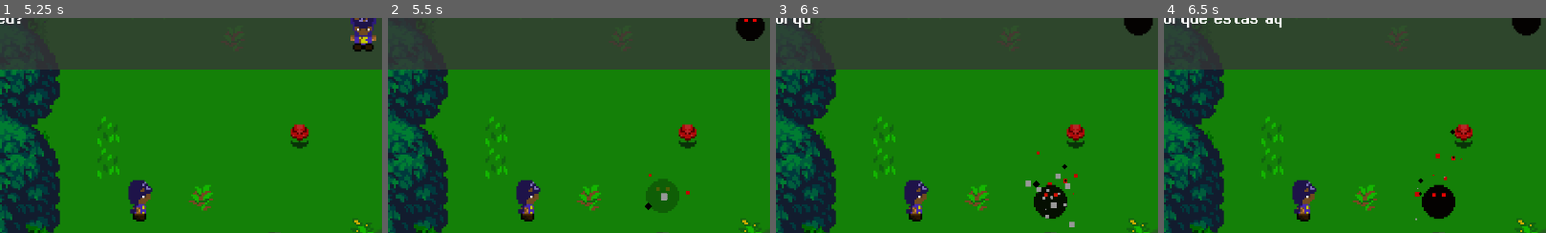
Above: before the commit, frames 1-4 (left to right).
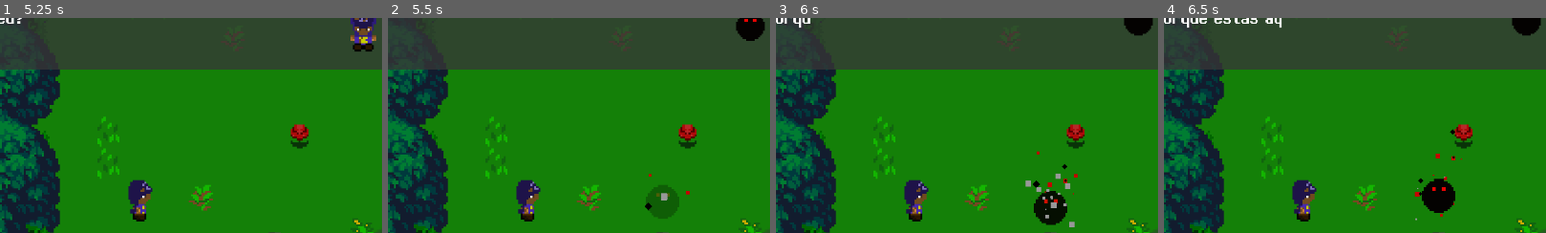
Above: after the commit, the same moments.

Repository: SynT8735/Blackout
Game: Godot game, scene res://Scenes/Menu/Menu.tscn
Same seed, same stepped clock (60 frames per second), same inputs: the game is played once before the commit and once after it. Video files are missing from this copy of the repository; at most half a second of black plays in their place.
Inputs (mouse positions are % of the whole screen's width and height, from its top left):
- Up to frame 1 (5.25 s): click "Jogar" at 0.5 s; click (96, 7) at 1.25 s; click "Voltar ao jogo" at 2 s; tap Enter (ui_accept) at 2.75, 3.02, 3.77, 4.25 s; hold D (ui_right) 2.78-3.53 s; hold S (ui_down) 3.53-4.28 s; hold D (ui_right) 4.28-5.03 s; hold W (ui_up) from 5.03 s (still down)
- Up to frame 2 (5.5 s): keep holding W (ui_up); tap Enter (ui_accept) at 5.27 s
- Up to frame 3 (6 s): release W (ui_up) at 5.78 s; hold A (ui_left) from 5.78 s (still down)
- Up to frame 4 (6.5 s): keep holding A (ui_left); tap Enter (ui_accept) at 6.02 s
The pictures show only the part of the screen within x 32-82%, y 9-59%; the shares and areas given below are measured in that part.

Frame 1 is identical in both runs. In frame 2, 0.5% of the frame differs, in the area x 67-77%, y 75-94%; in frame 3, 0.6%, in the area x 67-77%, y 77-97%; in frame 4, 0.6%.

Commit message:
Blackout
- Added shadow spirit on the bridge, dissapearing when player gets close.

Diff:
--- a/Blackout/Organizado/Scenes/World.tscn
+++ b/Blackout/Organizado/Scenes/World.tscn
@@ -43,6 +43,7 @@
 [ext_resource path="res://Scenes/particles.tscn" type="PackedScene" id=41]
 [ext_resource path="res://assets/sprites/flask_2.png" type="Texture" id=42]
 [ext_resource path="res://assets/cutscene/Comp 1.ogv" type="VideoStream" id=43]
+[ext_resource path="res://assets/scripts/ss_bridge.gd" type="Script" id=44]
 
 [sub_resource type="DynamicFont" id=1]
 size = 72
@@ -111,6 +112,20 @@
 [sub_resource type="CircleShape2D" id=14]
 radius = 11.0421
 
+[sub_resource type="SpriteFrames" id=15]
+animations = [ {
+"frames": [ ExtResource( 21 ), ExtResource( 22 ), ExtResource( 23 ) ],
+"loop": true,
+"name": "ss",
+"speed": 8.0
+} ]
+
+[sub_resource type="CircleShape2D" id=17]
+radius = 9.06378
+
+[sub_resource type="RectangleShape2D" id=16]
+extents = Vector2( 10, 26.5346 )
+
 [node name="World" type="Node"]
 script = ExtResource( 1 )
 __meta__ = {
@@ -122,7 +137,7 @@
 visible = false
 position = Vector2( 221.603, 246.272 )
 scale = Vector2( 0.5, 0.5 )
-frame = 0
+frame = 3
 
 [node name="Map" parent="." instance=ExtResource( 3 )]
 position = Vector2( 1, -2 )
@@ -391,7 +406,7 @@
 
 [node name="Slime" parent="." instance=ExtResource( 26 )]
 editor/display_folded = true
-position = Vector2( 572.066, 226.619 )
+position = Vector2( 581.82, 232.959 )
 speed = 70
 
 [node name="Navigation2D" type="Navigation2D" parent="Slime"]
@@ -663,6 +678,34 @@
 anchor_right = 1.0
 anchor_bottom = 1.0
 stream = ExtResource( 43 )
+
+[node name="ss_bridge" type="KinematicBody2D" parent="."]
+position = Vector2( 1045.62, 250.909 )
+z_index = 3
+script = ExtResource( 44 )
+__meta__ = {
+"_edit_group_": true
+}
+
+[node name="Sprite" type="AnimatedSprite" parent="ss_bridge"]
+scale = Vector2( 0.5, 0.5 )
+frames = SubResource( 15 )
+animation = "ss"
+
+[node name="CollisionShape2D" type="CollisionShape2D" parent="ss_bridge"]
+shape = SubResource( 17 )
+disabled = true
+
+[node name="triggerBridge" type="Area2D" parent="."]
+position = Vector2( 896.954, 244.377 )
+z_index = 3
+__meta__ = {
+"_edit_group_": true
+}
+
+[node name="CollisionShape2D" type="CollisionShape2D" parent="triggerBridge"]
+rotation = 1.5708
+shape = SubResource( 16 )
 [connection signal="pressed" from="PauseMenu/Pause/voltarJogo" to="PauseMenu/Pause" method="_on_Button_pressed"]
 [connection signal="pressed" from="PauseMenu/Pause/voltarMenu" to="PauseMenu/Pause" method="_on_voltarMenu_pressed"]
 [connection signal="pressed" from="PauseMenu/pause" to="PauseMenu/Pause" method="_on_Button_pressed"]
@@ -676,3 +719,4 @@
 [connection signal="body_entered" from="trigger" to="Player" method="_on_trigger_body_entered"]
 [connection signal="body_entered" from="potion" to="Player" method="_on_potion_body_entered"]
 [connection signal="finished" from="FinalCutscene/VideoPlayer" to="." method="_on_VideoPlayer_finished"]
+[connection signal="body_entered" from="triggerBridge" to="ss_bridge" method="_on_triggerBridge_body_entered"]
--- /dev/null
+++ b/Blackout/Organizado/assets/scripts/ss_bridge.gd
@@ -0,0 +1,12 @@
+extends KinematicBody2D
+
+onready var sprite = $Sprite
+onready var shadow_spirit = get_tree().get_root().get_node("World/ss_bridge")
+
+func _ready():
+	sprite.play("ss")
+
+func _on_triggerBridge_body_entered(body):
+	if "Player" in body.name:
+		shadow_spirit.queue_free()
+		print("funfa")
Not shown: 1 places in Blackout/Organizado/Scenes/World.tscn that only renumber resources
